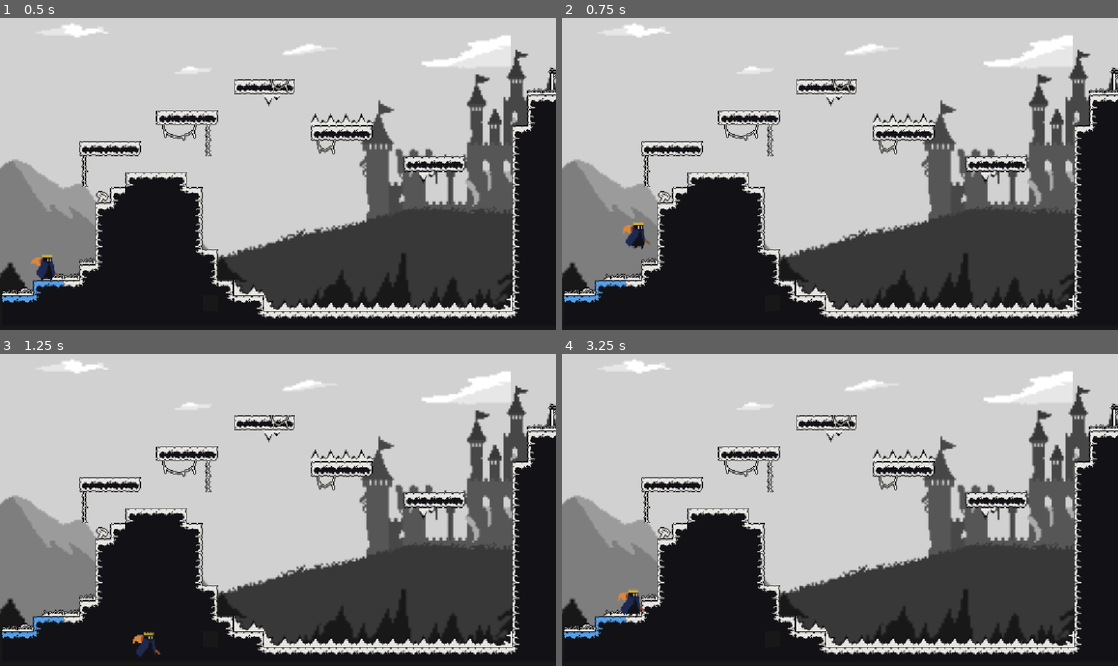
Above: before the commit, frames 1-4 (two rows, left to right).
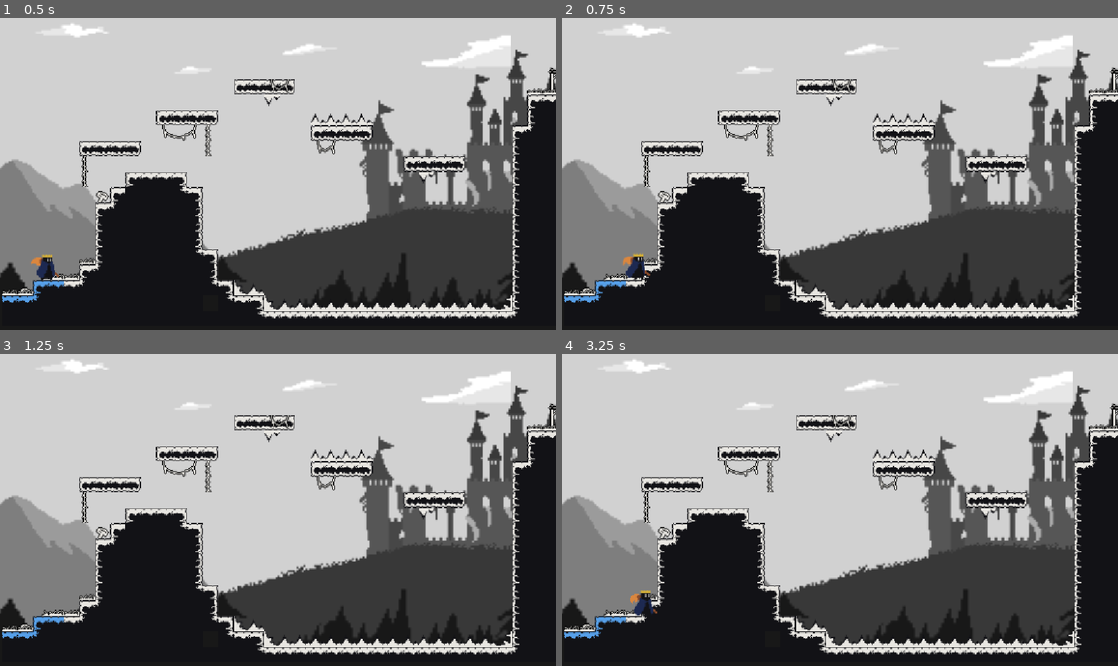
Above: after the commit, the same moments.

Repository: EnokhIovan/Milky-Milk
Game: Godot game, scene res://Colorless_files/Scenes/Levels/level_1.tscn
Two runs of this game, one before a commit and one after it. Both use one fixed random seed, a clock stepped at 60 frames per second and the inputs below.
Inputs (mouse positions are in pixels of both pictures, inside the frame that each line leads up to):
- Up to frame 1 (0.5 s): no input
- Up to frame 2 (0.75 s): tap Enter (ui_accept) at 0.5, 0.6 s; move the mouse to (962, 158) at 0.52 s; hold Right (ui_right) from 0.53 s (still down)
- Up to frame 3 (1.25 s): keep holding Right (ui_right); tap Enter (ui_accept) at 0.77, 1.07 s
- Up to frame 4 (3.25 s): move the mouse to (728, 525) at 1.27 s; tap 1 (color_1) at 1.35 s; tap Enter (ui_accept) at 1.52, 1.55, 1.82, 2, 2.3, 2.75, 3.02, 3.05 s; move the mouse to (895, 441) at 2.02 s; release Right (ui_right) at 2.03 s; hold Left (ui_left) 2.03-2.78 s; tap 2 (color_2) at 2.1 s; move the mouse to (812, 572) at 2.77 s; hold Right (ui_right) from 2.78 s (still down); tap 3 (color_3) at 2.85 s

Frame 1 is identical in both runs. In frame 2, 0.5% of the frame differs, in the area x 11-16%, y 65-85%; in frame 3, 0.2%; in frame 4, 0.4%.

Commit message:
Adjust pixels texture, movement, 1 map, spike adjustment and script

Diff:
--- a/Colorless_files/Scenes/Code/player.gd
+++ b/Colorless_files/Scenes/Code/player.gd
@@ -40,7 +40,7 @@
 	if not is_on_floor():
 		velocity.y += gravity * delta
 
-	if is_on_floor() and Input.is_action_just_pressed("ui_accept"):
+	if is_on_floor() and Input.is_action_just_pressed("ui_up"):
 		velocity.y = -sqrt(2 * gravity * jump_height)
 		Audio.play("jump")
 
@@ -71,6 +71,12 @@
 	velocity.x = direction * speed
 	move_and_slide()
 
+	for i in get_slide_collision_count():
+		var collision = get_slide_collision(i)
+
+		if collision.get_collider() == spike_tilemap:
+			die()
+
 	var rect := _get_shape_global_rect()
 	if is_on_floor():
 		var new_vel_y = HazardSystem.check_trampoline(
@@ -80,8 +86,8 @@
 			Audio.play("bounce")
 		velocity.y = new_vel_y
 
-	if HazardSystem.check_spike(spike_tilemap, rect):
-		die()
+	#if HazardSystem.check_spike(spike_tilemap, rect):
+		#die()
 
 	_check_landing()
 
